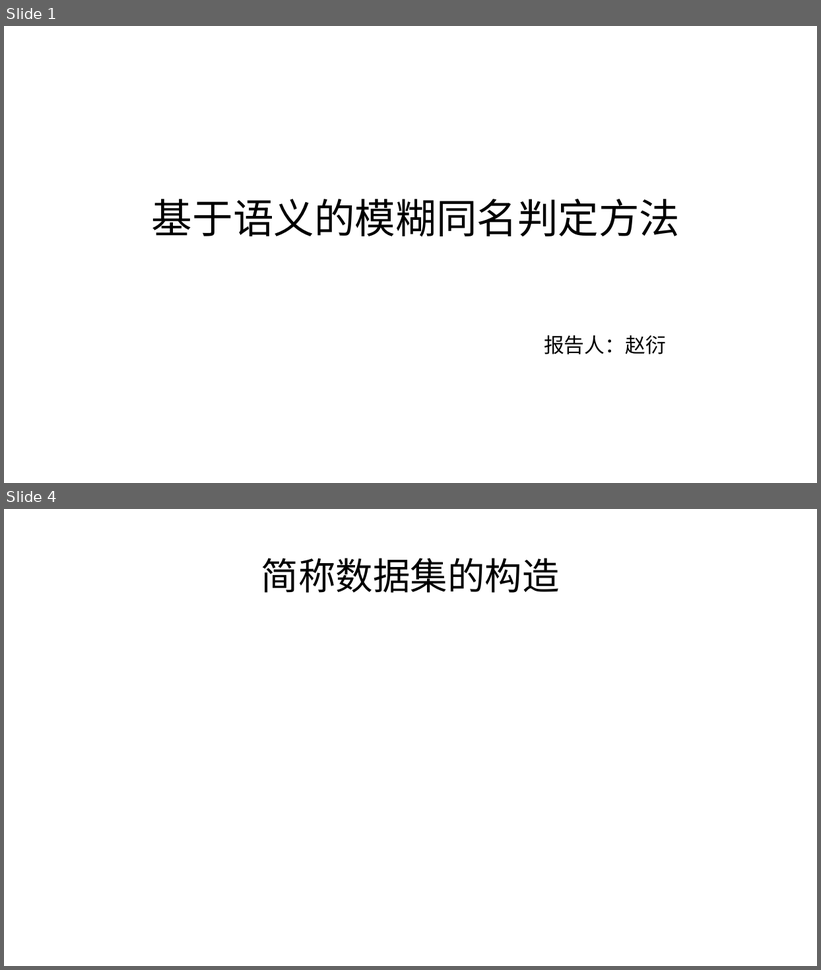
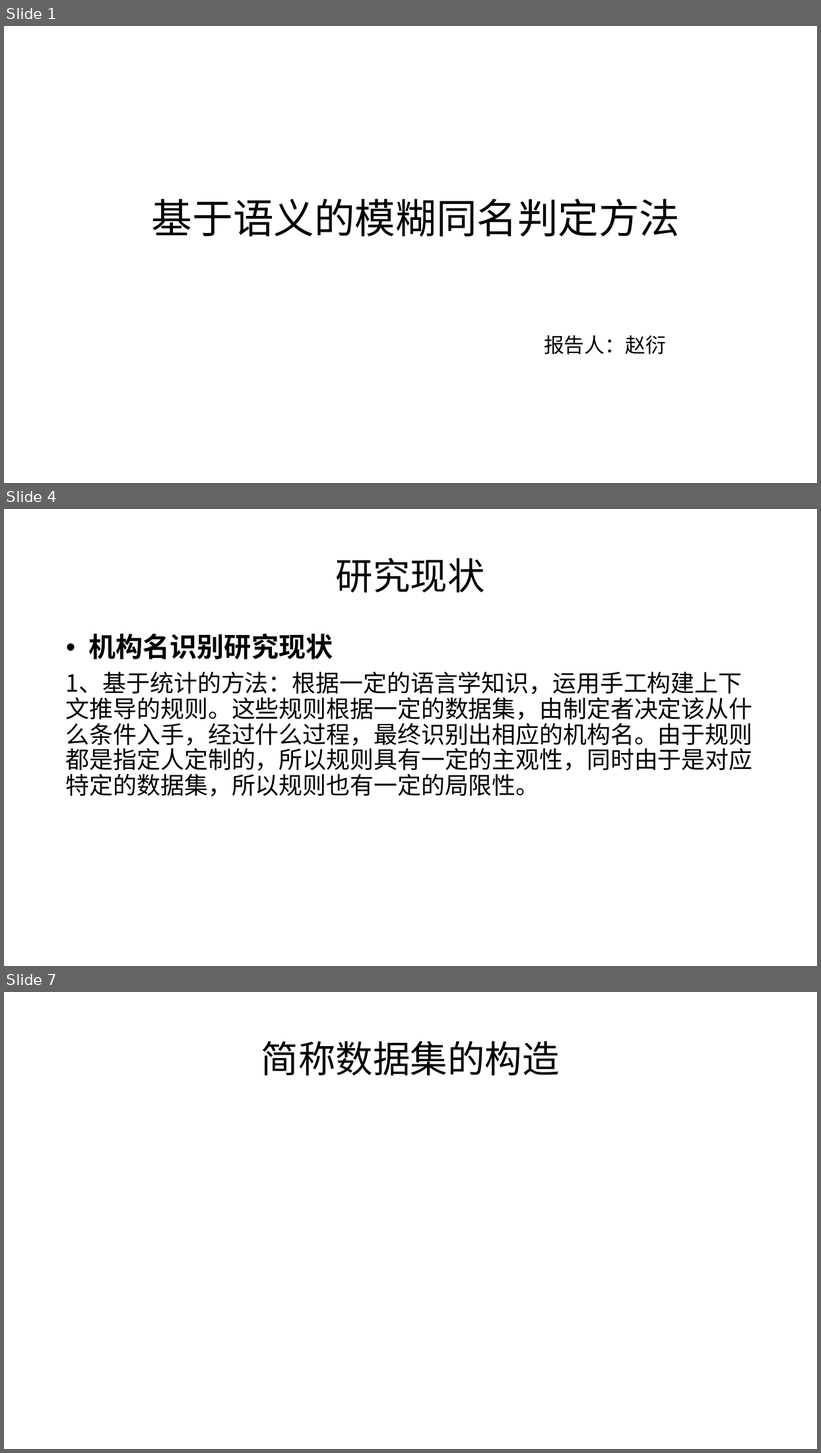
Before and after one commit to SupNewBeen/untitled, a slide deck: 基于语义的模糊同名判定方法.pptx. Shown one above the other, each under a label of ours: slides 1 and 4 before the commit, slides 1, 4 and 7 after it; the slides between them are not shown. The pictures are 821x970 and 821x1453 pixels, drawn with LibreOffice and Linux fonts; fonts in the diff are those of the drawing. Boxes give left, top, right and bottom in pixels: in the first picture for what was removed or moved away, otherwise in the second. Text is boxed around its words. In the diff, an @@ line names an element or a change of style, - is before the commit and + after.

```diff
--- a/基于语义的模糊同名判定方法.pptx
+++ b/基于语义的模糊同名判定方法.pptx
@@ slide 4 added at box(4, 509, 817, 966), background #FFFFFF @@
@@ title added at box(336, 558, 485, 593), 44 pt, text #000000 @@
+研究现状
@@ text added at box(66, 633, 753, 797), 28 pt, text #000000 @@
+• 机构名识别研究现状
+1、基于统计的方法：根据一定的语言学知识，运用手工构建上下文推导的规则。这些规则根据一定的数据集，由制定者决定该从什么条件入手，经过什么过程，最终识别出相应的机构名。由于规则都是指定人定制的，所以规则具有一定的主观性，同时由于是对应特定的数据集，所以规则也有一定的局限性。
@@ what was slide 4 is now slide 7 @@
```
Also in this commit, not shown: 1 slide changed, 5 other slides added, 2 slides removed.
